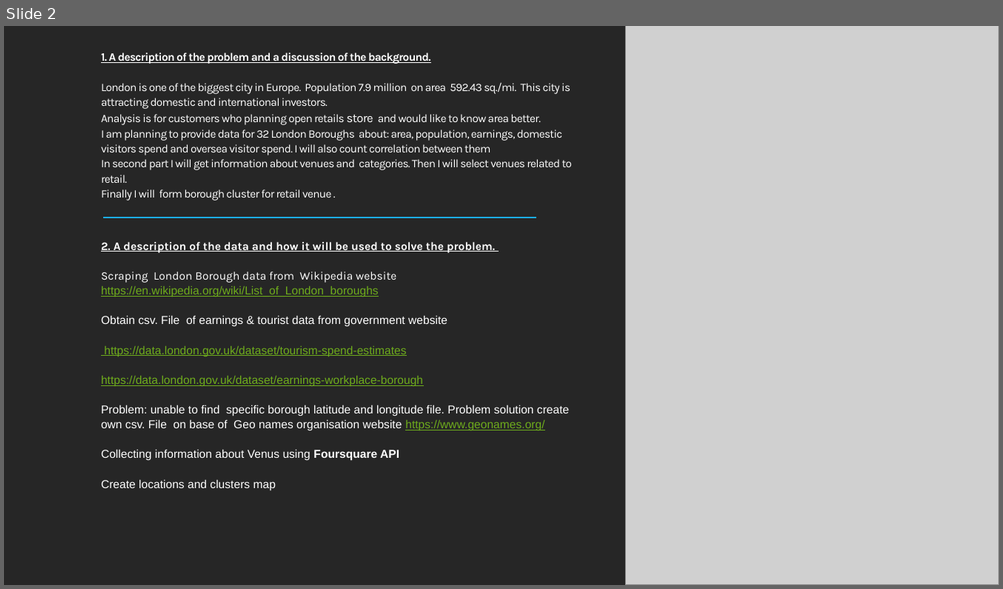
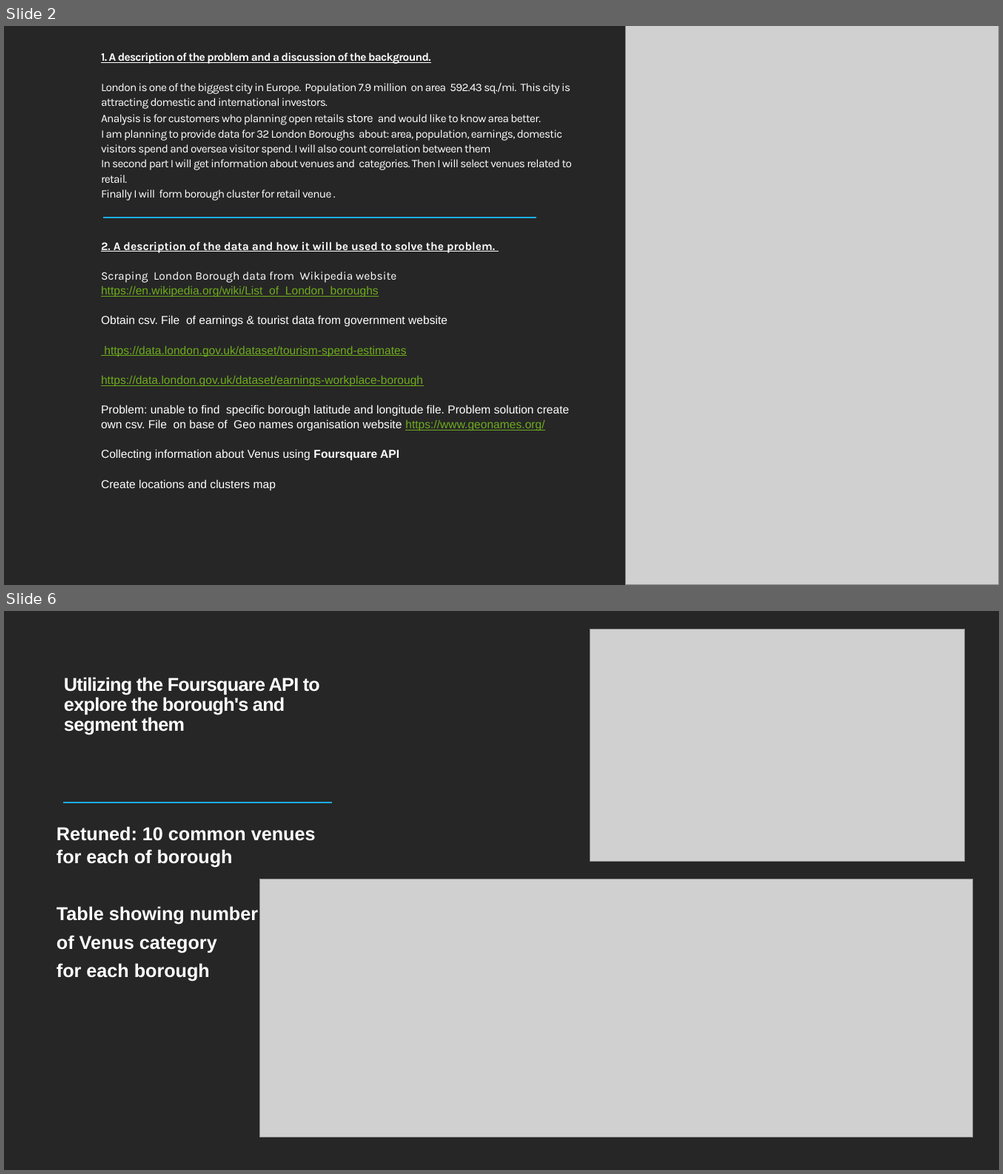
Before and after one commit to MC-01/notebook, a slide deck: Location for new Retail Business London Borough Analysis.pptx. Shown one above the other, each under a label of ours: slide 2 before the commit, slides 2 and 6 after it; the slides between them are not shown. The pictures are 1003x589 and 1003x1174 pixels, drawn with LibreOffice and Linux fonts; fonts in the diff are those of the drawing; grey boxes stand for pictures. Boxes give left, top, right and bottom in pixels: in the first picture for what was removed or moved away, otherwise in the second. Text is boxed around its words. In the diff, an @@ line names an element or a change of style, - is before the commit and + after.

```diff
--- a/Location for new Retail Business London Borough Analysis.pptx
+++ b/Location for new Retail Business London Borough Analysis.pptx
@@ slide 6 added at <box>4,611,999,1170</box>, background #000000 @@
@@ rectangle added at <box>4,611,999,1170</box>, fill #262626 @@
@@ picture added at <box>589,629,965,861</box> @@
@@ title added at <box>64,677,320,735</box>, 18 pt, text #FFFFFF, bold @@
+Utilizing the Foursquare API to explore the borough's and segment them
@@ line added from (63, 803) to (332, 803), #1CADE4 1.5 pt @@
@@ text added at <box>57,826,316,982</box>, 18 pt, text #FFFFFF, bold @@
+Retuned: 10 common venues for each of borough
+Table showing number
+of Venus category
+for each borough
@@ picture added at <box>260,880,973,1138</box> @@
@@ rectangle added at <box>4,985,999,1170</box>, fill #262626 @@
@@ rectangle added at <box>4,1133,999,1170</box>, fill #262626 @@
```
Also in this commit, not shown: 7 other slides added, 1 slide removed.
